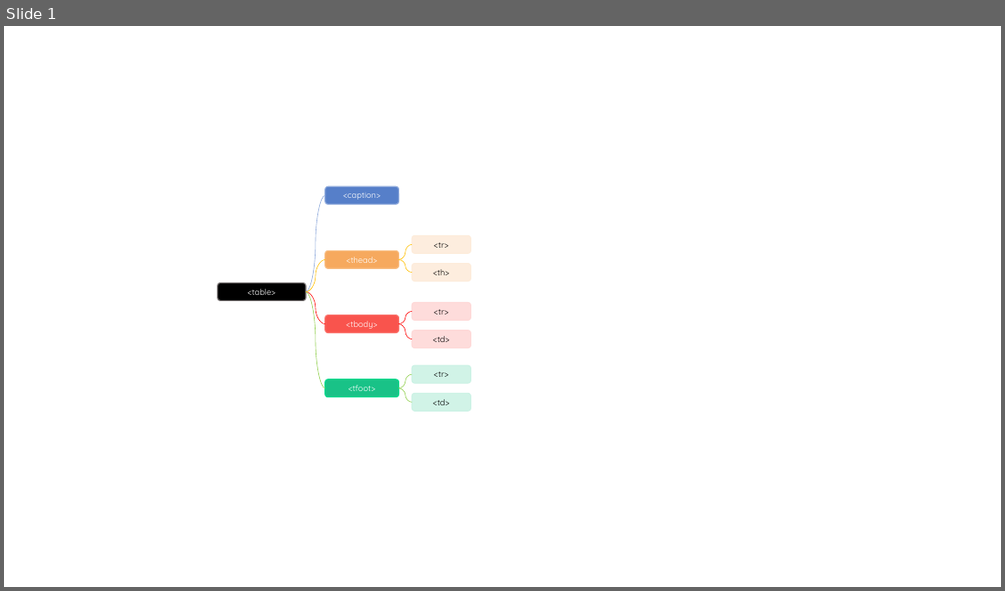
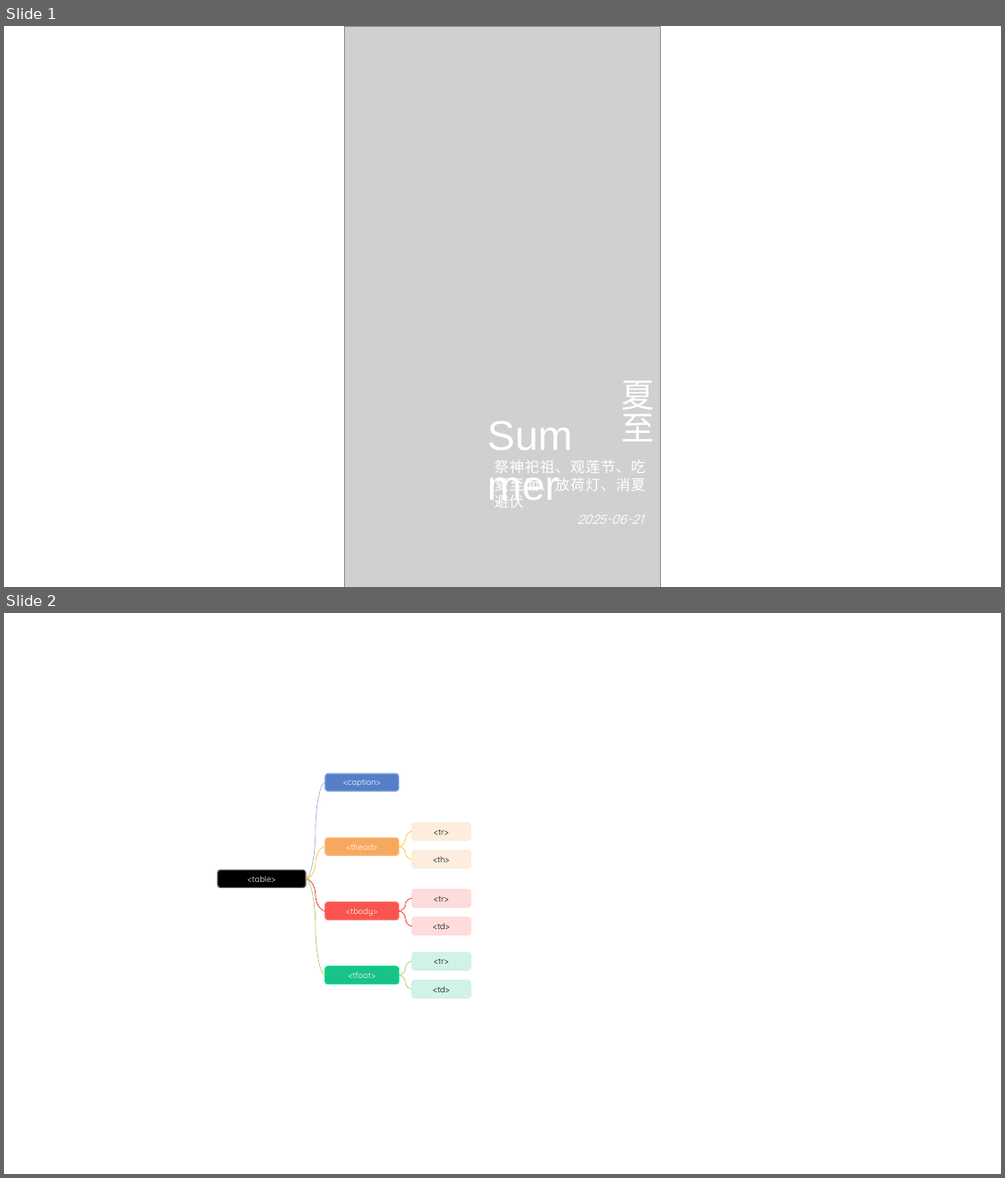
Before and after one commit to glpla/glpla.github.io, a slide deck: utils/file/charts.pptx. Shown one above the other, each under a label of ours: slide 1 before the commit, slides 1 and 2 after it. The pictures are 1005x591 and 1005x1178 pixels, drawn with LibreOffice and Linux fonts; fonts in the diff are those of the drawing; grey boxes stand for pictures. Boxes give left, top, right and bottom in pixels: in the first picture for what was removed or moved away, otherwise in the second. Text is boxed around its words. In the diff, an @@ line names an element or a change of style, - is before the commit and + after.

```diff
--- a/utils/file/charts.pptx
+++ b/utils/file/charts.pptx
@@ slide 1 added at (4, 26, 1001, 587), background #FFFFFF @@
@@ picture added at (345, 26, 661, 587) @@
@@ text added at (621, 381, 654, 441), 32 pt, text #FFFFFF @@
+夏至
@@ text added at (480, 405, 612, 463), 40 pt, text #FFFFFF @@
+Summer
@@ text added at (494, 460, 646, 507), 14 pt, text #FFFFFF @@
+祭神祀祖、观莲节、吃夏至面、放荷灯、消夏避伏
@@ text added at (577, 515, 644, 524), 12 pt, text #FFFFFF, italic @@
+2025-06-21
@@ what was slide 1 is now slide 2 @@
```
Also in this commit, not shown: 17 other files.
